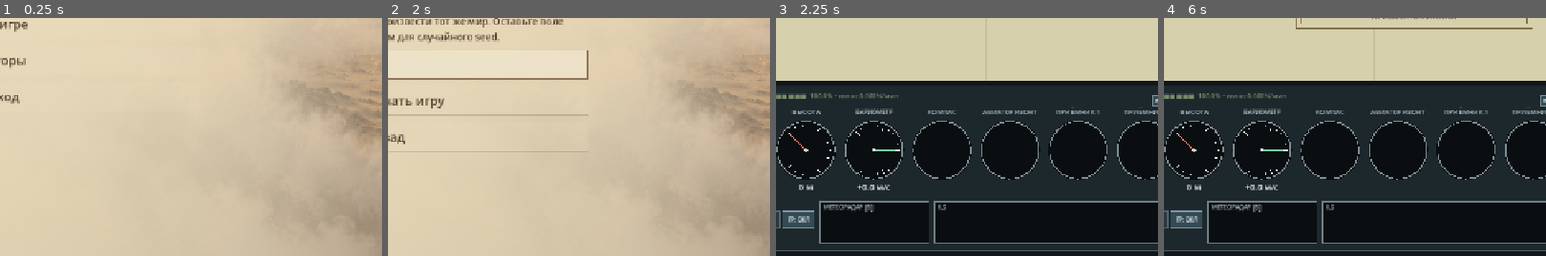
Above: before the commit, frames 1-4 (left to right).
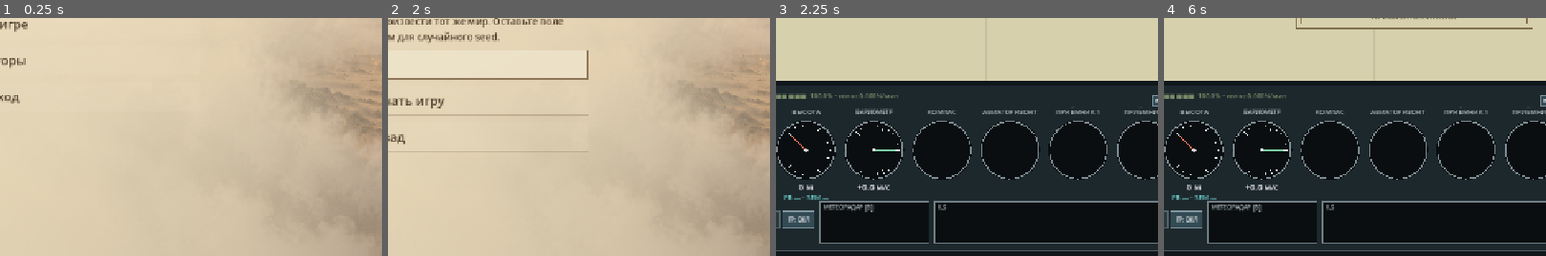
Above: after the commit, the same moments.

Repository: delorum/FarFlight
Game: Godot game, scene res://scenes/game_shell.tscn
Same seed, same stepped clock (60 frames per second), same inputs: the game is played once before the commit and once after it.
Inputs (mouse positions are % of the whole screen's width and height, from its top left):
- Up to frame 1 (0.25 s): no input
- Up to frame 2 (2 s): click "Новая игра" at 0.5 s; click (22, 60) at 1.27 s; type "12" at 1.35 s
- Up to frame 3 (2.25 s): click "Начать игру" at 2 s
- Up to frame 4 (6 s): click "1" at 2.75 s; click "2" at 3.5 s; click "3" at 4.25 s; click "4" at 5 s; click "Развернуть" at 5.75 s
The pictures show only the part of the screen within x 10-60%, y 50-100%; the shares and areas given below are measured in that part.

Frames 1-2 are identical in both runs. In frame 3, 0.1% of the frame differs, in the area x 2-14%, y 74-77%; in frame 4, 0.1%.

Commit message:
Improve terrain-aware altimeter and map hover details
- keep airport names and services visible when weather overlays cover their map markers
- add a red terrain elevation mark to the circular altimeter using radio-altimeter data
- constrain the recommended altitude band to at least 50 metres above detected terrain
- present barometric altitude on the main line and radio/ground heights together below it
- preserve low-radio-height warning colour while keeping ground elevation cyan
- show dashes when powered radio-altimeter data is unavailable
- document the revised altimeter indications and terrain-safe recommendation logic
- add regression coverage for storm-covered airports, terrain marks, safe bands, and readout text

Diff:
--- a/scripts/instrument_panel.gd
+++ b/scripts/instrument_panel.gd
@@ -41,7 +41,6 @@
 		if host.flight.wheel_brakes_applied:
 			host.draw_string(ThemeDB.fallback_font, speed_center + Vector2(-INSTRUMENT_RADIUS, INSTRUMENT_RADIUS + 47), "ТОРМОЗ", HORIZONTAL_ALIGNMENT_CENTER, INSTRUMENT_RADIUS * 2.0, 11, Color("ef645e"))
 		_draw_altimeter(_instrument_center(1, gauge_y), INSTRUMENT_RADIUS)
-		_draw_radio_altimeter(_instrument_center(1, gauge_y))
 		_draw_variometer(_instrument_center(2, gauge_y), INSTRUMENT_RADIUS)
 		_draw_compass(_instrument_center(3, gauge_y), INSTRUMENT_RADIUS)
 		_draw_horizon(_instrument_center(4, gauge_y), INSTRUMENT_RADIUS)
@@ -78,12 +77,6 @@
 	if host.flight.state == FlightModelScript.State.LANDED and host.flight.message.begins_with("Успешная посадка"):
 		return Color("65d48c")
 	return Color("e8d274")
-
-func _draw_radio_altimeter(center: Vector2) -> void:
-	var height_m: float = host.flight.radio_height_m()
-	# Truncate the displayed reading so 99.9 m cannot appear as a red "100 м".
-	var label = "РВ %d м" % floori(height_m) if height_m >= 0.0 else "РВ —"
-	host.draw_string(ThemeDB.fallback_font, center + Vector2(-INSTRUMENT_RADIUS, INSTRUMENT_RADIUS + 34), label, HORIZONTAL_ALIGNMENT_CENTER, INSTRUMENT_RADIUS * 2.0, 11, radio_altimeter_text_color(height_m))
 
 static func radio_altimeter_text_color(height_m: float) -> Color:
 	return Color("ef645e") if height_m >= 0.0 and height_m < 100.0 else Color("73d6d0")
@@ -188,15 +181,51 @@
 	# makes almost the entire scale look recommended.
 	if host.flight.state == FlightModelScript.State.FLYING:
 		var economy_range := optimal_altitude_range()
-		var economy_start := _scale_angle(economy_range.x, 0.0, FlightModelScript.ABSOLUTE_CEILING_M)
-		var economy_end := _scale_angle(economy_range.y, 0.0, FlightModelScript.ABSOLUTE_CEILING_M)
-		host.draw_arc(center, radius - 5, economy_start, economy_end, 12, Color("63b9d1"), 4.5)
+		if economy_range.x <= economy_range.y:
+			var economy_start := _scale_angle(economy_range.x, 0.0, FlightModelScript.ABSOLUTE_CEILING_M)
+			var economy_end := _scale_angle(economy_range.y, 0.0, FlightModelScript.ABSOLUTE_CEILING_M)
+			host.draw_arc(center, radius - 5, economy_start, economy_end, 12, Color("63b9d1"), 4.5)
 	_draw_tick_scale(center, radius, 0.0, FlightModelScript.ABSOLUTE_CEILING_M, 50.0, 100.0)
+	var ground_altitude := radio_ground_altitude_m()
+	if ground_altitude >= 0.0:
+		var ground_angle := _scale_angle(ground_altitude, 0.0, FlightModelScript.ABSOLUTE_CEILING_M)
+		var ground_direction := Vector2(cos(ground_angle), sin(ground_angle))
+		host.draw_line(center + ground_direction * (radius - 16), center + ground_direction * (radius - 4), Color("ef645e"), 3.0, true)
 	var needle_angle := _scale_angle(host.flight.altitude_m, 0.0, FlightModelScript.ABSOLUTE_CEILING_M)
 	host.draw_line(center, center + Vector2(cos(needle_angle), sin(needle_angle)) * (radius - 15), Color("ed775f"), 2)
 	host.draw_circle(center, 3, Color("d8dfe0"))
 	host.draw_string(ThemeDB.fallback_font, center - Vector2(radius, radius + 10.0), "ВЫСОТА", HORIZONTAL_ALIGNMENT_CENTER, radius * 2, 11, Color("b8c5c8"))
-	host.draw_string(ThemeDB.fallback_font, center + Vector2(-radius, radius + 17), "%.0f м" % host.flight.altitude_m, HORIZONTAL_ALIGNMENT_CENTER, radius * 2, 14, Color.WHITE)
+	_draw_altimeter_readouts(center, radius)
+
+func altimeter_readout_texts() -> Dictionary:
+	var radio_height: float = host.flight.radio_height_m()
+	var ground_altitude := radio_ground_altitude_m()
+	return {
+		"barometric": "%d м" % roundi(host.flight.altitude_m),
+		# Truncate so 99.9 m cannot appear as a red "РВ 100 м".
+		"radio": "РВ %d м" % floori(radio_height) if radio_height >= 0.0 else "РВ —",
+		"ground": "ЗЕМ %d м" % roundi(ground_altitude) if ground_altitude >= 0.0 else "ЗЕМ —",
+		"radio_height": radio_height,
+		"ground_altitude": ground_altitude,
+	}
+
+func _draw_altimeter_readouts(center: Vector2, radius: float) -> void:
+	var readouts := altimeter_readout_texts()
+	var font := ThemeDB.fallback_font
+	var first_font_size := 14
+	host.draw_string(font, center + Vector2(-radius, radius + 17.0), readouts.barometric, HORIZONTAL_ALIGNMENT_CENTER, radius * 2.0, first_font_size, Color.WHITE)
+	var second_font_size := 11
+	var separator := " • "
+	var radio_width: float = font.get_string_size(readouts.radio, HORIZONTAL_ALIGNMENT_LEFT, -1, second_font_size).x
+	var separator_width: float = font.get_string_size(separator, HORIZONTAL_ALIGNMENT_LEFT, -1, second_font_size).x
+	var ground_width: float = font.get_string_size(readouts.ground, HORIZONTAL_ALIGNMENT_LEFT, -1, second_font_size).x
+	var x := center.x - (radio_width + separator_width + ground_width) * 0.5
+	var second_baseline := center.y + radius + 34.0
+	host.draw_string(font, Vector2(x, second_baseline), readouts.radio, HORIZONTAL_ALIGNMENT_LEFT, -1, second_font_size, radio_altimeter_text_color(float(readouts.radio_height)))
+	x += radio_width
+	host.draw_string(font, Vector2(x, second_baseline), separator, HORIZONTAL_ALIGNMENT_LEFT, -1, second_font_size, Color("7d8b91"))
+	x += separator_width
+	host.draw_string(font, Vector2(x, second_baseline), readouts.ground, HORIZONTAL_ALIGNMENT_LEFT, -1, second_font_size, Color("73d6d0"))
 
 func optimal_altitude_range(force_refresh := false) -> Vector2:
 	_refresh_economy_range_cache(force_refresh)
@@ -204,15 +233,19 @@
 
 func _calculate_optimal_altitude_range() -> Vector2:
 	const STEP_M := 10.0
+	var minimum_safe_altitude := recommended_altitude_floor_m()
+	var first_altitude := ceilf(minimum_safe_altitude / STEP_M) * STEP_M
+	if first_altitude > FlightModelScript.ABSOLUTE_CEILING_M:
+		return Vector2(INF, -INF)
 	var track_deg := _economy_track_deg()
 	var track_forward: Vector2 = host.world.heading_vector(track_deg)
 	var track_right := Vector2(track_forward.y, -track_forward.x)
 	var scores: PackedFloat32Array = []
 	var best_score := -INF
 	var best_index := 0
-	var sample_count := floori(FlightModelScript.ABSOLUTE_CEILING_M / STEP_M) + 1
+	var sample_count := floori((FlightModelScript.ABSOLUTE_CEILING_M - first_altitude) / STEP_M) + 1
 	for sample_index in sample_count:
-		var altitude := sample_index * STEP_M
+		var altitude := first_altitude + sample_index * STEP_M
 		var score := -INF
 		for airspeed in range(ceili(FlightModelScript.NOMINAL_STALL_SPEED_KMH + 15.0), floori(FlightModelScript.VNO_KMH) + 1):
 			score = maxf(score, _economy_range_score(airspeed, altitude, track_forward, track_right))
@@ -220,7 +253,17 @@
 		if score > best_score:
 			best_score = score
 			best_index = sample_index
-	return _near_optimal_range(scores, best_index, best_score, 0.0, STEP_M)
+	return _near_optimal_range(scores, best_index, best_score, first_altitude, STEP_M)
+
+func radio_ground_altitude_m() -> float:
+	var radio_height: float = host.flight.radio_height_m()
+	if radio_height < 0.0:
+		return -1.0
+	return clampf(host.flight.altitude_m - radio_height, 0.0, FlightModelScript.ABSOLUTE_CEILING_M)
+
+func recommended_altitude_floor_m() -> float:
+	var ground_altitude := radio_ground_altitude_m()
+	return ground_altitude + 50.0 if ground_altitude >= 0.0 else 0.0
 
 func optimal_speed_range(force_refresh := false) -> Vector2:
 	_refresh_economy_range_cache(force_refresh)
@@ -257,6 +300,7 @@
 		roundi(host.flight.heading_deg / 2.0),
 		roundi(host.flight.speed_kmh / 2.0),
 		roundi(host.flight.altitude_m / 5.0),
+		roundi(recommended_altitude_floor_m() / 5.0),
 		host.world.wind_layers,
 	])
 	if _economy_cache_valid and not force_refresh and signature == _economy_cache_signature:
--- a/scripts/navigation_map.gd
+++ b/scripts/navigation_map.gd
@@ -343,23 +343,30 @@
 
 func _draw_hovered_airport_services(rect: Rect2) -> void:
 	var mouse = host.get_local_mouse_position()
-	if not rect.has_point(mouse):
-		return
-	var text := measurement_line_description_at(mouse)
-	# A storm has its own local arrow and label, like the weather radar, so do
-	# not repeat the same information in the map-wide footer.
-	if text.is_empty() and weather_briefing_storm_at(mouse) >= 0:
-		return
-	if text.is_empty():
-		var index := _airport_hover_index(mouse)
-		if _wind_arrow_hovered(mouse):
-			text = "Ветер: " + _wind_arrow_description()
-		elif index >= 0:
-			var airport: Dictionary = host.world.airports[index]
-			text = "%s: %s" % [airport.name, ", ".join(host.economy.services_at(index))]
+	var text := map_footer_text_at(mouse)
 	if not text.is_empty():
 		map_canvas.draw_rect(Rect2(rect.position.x + 8, rect.end.y - 47, minf(520.0, rect.size.x - 16), 25), Color("d7d0ad"), true)
 		map_canvas.draw_string(ThemeDB.fallback_font, Vector2(rect.position.x + 14, rect.end.y - 29), text, HORIZONTAL_ALIGNMENT_LEFT, minf(508.0, rect.size.x - 28), 12, Color("35372e"))
+
+func map_footer_text_at(screen_position: Vector2) -> String:
+	if large_weather_radar or not map_rect().has_point(screen_position):
+		return ""
+	# Airports remain interactive through the translucent weather layer. Give
+	# them priority over storms and lines that happen to cross the same point.
+	var airport_index := _airport_hover_index(screen_position)
+	if airport_index >= 0:
+		var airport: Dictionary = host.world.airports[airport_index]
+		return "%s: %s" % [airport.name, ", ".join(host.economy.services_at(airport_index))]
+	var line_text := measurement_line_description_at(screen_position)
+	if not line_text.is_empty():
+		return line_text
+	# A storm already has its local arrow and label, so do not repeat it in the
+	# footer or let a wind arrow underneath replace that local annotation.
+	if weather_briefing_storm_at(screen_position) >= 0:
+		return ""
+	if _wind_arrow_hovered(screen_position):
+		return "Ветер: " + _wind_arrow_description()
+	return ""
 
 func measurement_line_description_at(screen_position: Vector2) -> String:
 	if large_weather_radar or not map_rect().has_point(screen_position):
--- a/tests/flight_calculator_test.gd
+++ b/tests/flight_calculator_test.gd
@@ -102,6 +102,36 @@
 	scene.flight.heading_deg = 180.0
 	var southbound_optimum: Vector2 = scene.instrument_panel.optimal_altitude_range(true)
 	assert((northbound_optimum.x + northbound_optimum.y) * 0.5 > (southbound_optimum.x + southbound_optimum.y) * 0.5 + 100.0, "Optimal-altitude band must move towards the layer with the favourable along-track wind")
+	var position_before_terrain_test: Vector2 = scene.flight.position_km
+	var power_before_terrain_test: bool = scene.flight.electrical_power
+	var terrain_point := Vector2.ZERO
+	var terrain_height := -1.0
+	for y in range(0, 201, 2):
+		for x in range(0, 201, 2):
+			var candidate_height: float = scene.world.height_at(Vector2(x, y))
+			if candidate_height >= 300.0 and candidate_height <= 600.0:
+				terrain_point = Vector2(x, y)
+				terrain_height = candidate_height
+				break
+		if terrain_height >= 0.0:
+			break
+	assert(terrain_height >= 0.0, "Test world must contain reachable elevated terrain")
+	scene.flight.electrical_power = true
+	scene.flight.position_km = terrain_point
+	scene.flight.altitude_m = terrain_height + 40.0
+	assert(is_equal_approx(scene.instrument_panel.radio_ground_altitude_m(), terrain_height), "Altimeter ground mark must convert radio height into absolute terrain altitude")
+	var altitude_readouts: Dictionary = scene.instrument_panel.altimeter_readout_texts()
+	assert(altitude_readouts.barometric == "%d м" % roundi(scene.flight.altitude_m), "The first altimeter line must show the uncluttered barometric altitude")
+	assert(altitude_readouts.radio == "РВ %d м" % floori(scene.flight.radio_height_m()), "The second altimeter line must include the abbreviated radio height")
+	assert(altitude_readouts.ground == "ЗЕМ %d м" % roundi(terrain_height), "The second altimeter line must include absolute terrain altitude")
+	var terrain_safe_optimum: Vector2 = scene.instrument_panel.optimal_altitude_range(true)
+	assert(terrain_safe_optimum.x > terrain_safe_optimum.y or terrain_safe_optimum.x >= terrain_height + 50.0, "Recommended altitude band must stay at least 50 m above the radio-altimeter ground mark")
+	scene.flight.electrical_power = false
+	assert(scene.instrument_panel.radio_ground_altitude_m() < 0.0 and is_zero_approx(scene.instrument_panel.recommended_altitude_floor_m()), "Unpowered radio altimeter must expose neither a ground mark nor a terrain floor")
+	altitude_readouts = scene.instrument_panel.altimeter_readout_texts()
+	assert(altitude_readouts.radio == "РВ —" and altitude_readouts.ground == "ЗЕМ —", "Unavailable radio data must not leave a stale height or terrain reading")
+	scene.flight.position_km = position_before_terrain_test
+	scene.flight.electrical_power = power_before_terrain_test
 	scene.flight.heading_deg = 0.0
 	scene.flight.altitude_m = 250.0
 	for layer in scene.world.wind_layers:
--- a/tests/radar_view_test.gd
+++ b/tests/radar_view_test.gd
@@ -60,6 +60,19 @@
 	check(scene.navigation_map.weather_briefing_storm_at(storm_screen) == -1, "Hidden map storms must not retain hover interaction")
 	scene.navigation_map.toggle_weather_briefing()
 	var airport: Dictionary = scene.world.airports[0]
+	scene.map_center = Vector2(airport.position)
+	scene.map_zoom = 8.0
+	var airport_screen: Vector2 = scene.world_to_screen(airport.position)
+	scene.navigation_map.weather_briefing_storms.append({
+		"center": Vector2(airport.position),
+		"radius_km": 5.0,
+		"intensity": 1.0,
+		"drift_kmh": Vector2(12.0, 4.0),
+		"radar_lobes": [{"offset_km": Vector2.ZERO, "radius_scale": 1.0, "strength": 1.0}],
+	})
+	check(scene.navigation_map.weather_briefing_storm_at(airport_screen) >= 0, "Regression setup must cover the airport with a mapped storm")
+	var covered_airport_text: String = scene.navigation_map.map_footer_text_at(airport_screen)
+	check(covered_airport_text.begins_with(String(airport.name) + ":") and covered_airport_text.contains("почта"), "An airport covered by a storm must still show its name and services in the map footer")
 	var capture_boundary: Dictionary = scene.navigation_map.ils_capture_boundary(airport, 1.0)
 	var capture_arc: PackedVector2Array = capture_boundary.arc
 	var capture_forward: Vector2 = scene.world.heading_vector(airport.heading)
Not shown, changed: README.md
